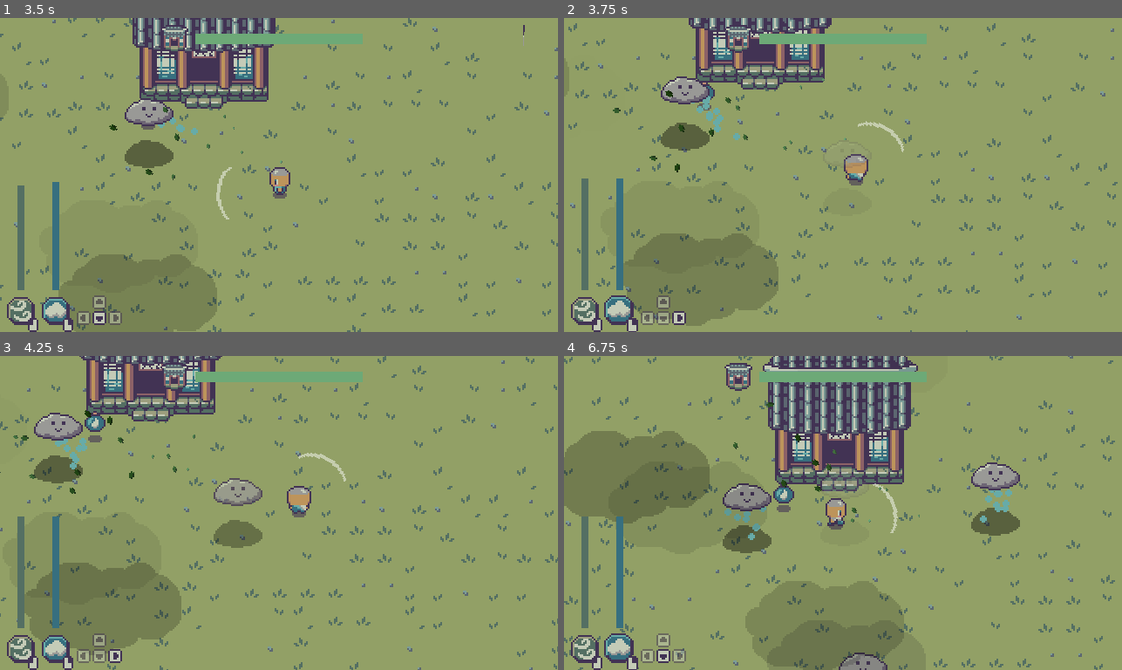
Above: before the commit, frames 1-4 (two rows, left to right).
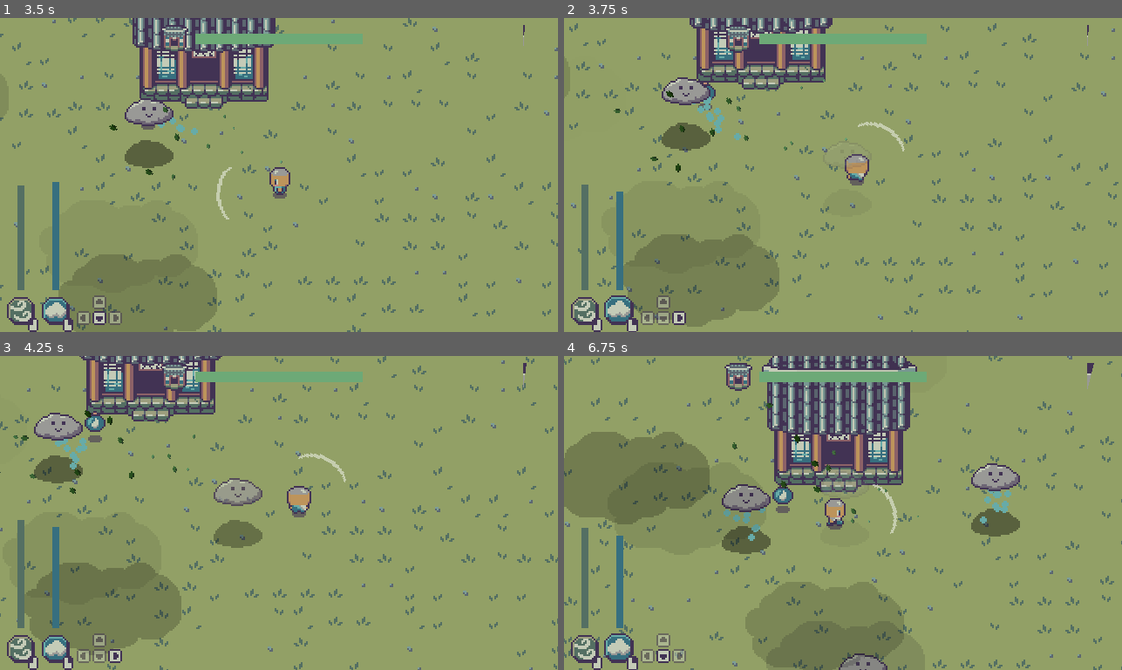
Above: after the commit, the same moments.

Repository: Boyquotes/cloud-keeper
Game: Godot game, scene res://Main.tscn
Two runs of this game, one before a commit and one after it. Both use one fixed random seed, a clock stepped at 60 frames per second and the inputs below.
Inputs (mouse positions are in pixels of both pictures, inside the frame that each line leads up to):
- Up to frame 1 (3.5 s): click (195, 266) at 0.5 s; click (195, 80) at 1.27 s; move the mouse to (401, 159) at 2.02 s; hold D (move_right) 2.03-2.78 s; tap Space (spawn_cloud) at 2.1 s; move the mouse to (167, 190) at 2.77 s; hold S (move_down) from 2.78 s (still down); click (167, 190) at 2.85 s
- Up to frame 2 (3.75 s): move the mouse to (898, 105) at 3.52 s; release S (move_down) at 3.53 s; hold D (move_right) from 3.53 s (still down); tap Space (spawn_cloud) at 3.6 s
- Up to frame 3 (4.25 s): keep holding D (move_right)
- Up to frame 4 (6.75 s): move the mouse to (815, 575) at 4.27 s; release D (move_right) at 4.28 s; hold W (move_up) 4.28-5.03 s; click (815, 575) at 4.35 s; move the mouse to (1010, 560) at 5.02 s; hold A (move_left) 5.03-6.53 s; tap Space (spawn_cloud) at 5.1, 6.6 s; move the mouse to (675, 465) at 5.77 s; click (675, 465) at 5.85 s; move the mouse to (870, 513) at 6.52 s; hold S (move_down) from 6.53 s (still down)

Frame 1 is identical in both runs. In frame 2, 3.1% of the frame differs, in the area x 0-100%, y 0-100%; in frame 3, 0.1%; in frame 4, 6.7%.

Commit message:
Disable start menu buttons when game starts

Diff:
--- a/src/project.godot
+++ b/src/project.godot
@@ -20,7 +20,7 @@
 
 [application]
 
-config/name="GodotWildJam58"
+config/name="CloudKeeper"
 run/main_scene="res://Main.tscn"
 config/icon="res://icon.png"
 
--- a/src/ui/start/StartMenu.gd
+++ b/src/ui/start/StartMenu.gd
@@ -10,6 +10,9 @@
 	pass
 
 func _on_PlayButton_pressed() -> void:
+	play_button.disabled = true
+	settings_button.disabled = true
+	exit_button.disabled = true
 	emit_signal("play_button_pressed")
 
 func _on_SettingsButton_pressed() -> void:
